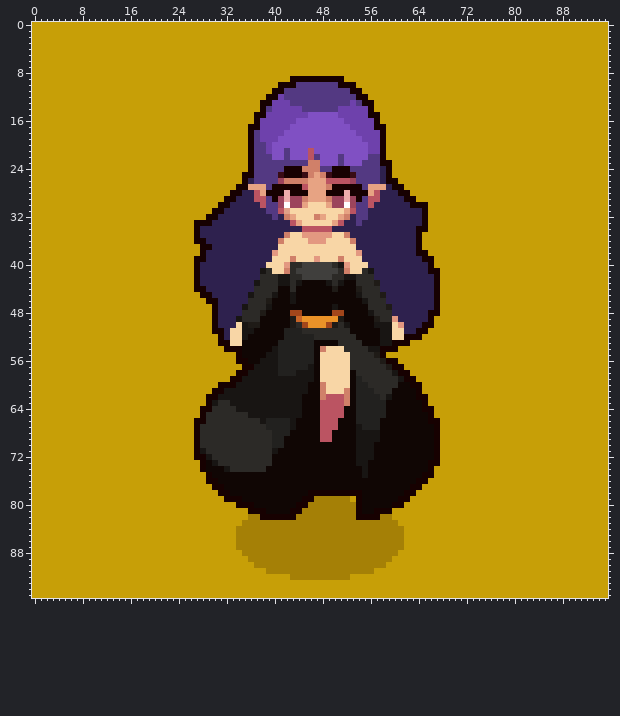
One commit to this sprite sheet: Roguelike_unity/Assets/Art/SpriteSheets/Tree_ents.png. The first picture shows the starting point.
The file is 96x96 pixels.
The same view after the edit:
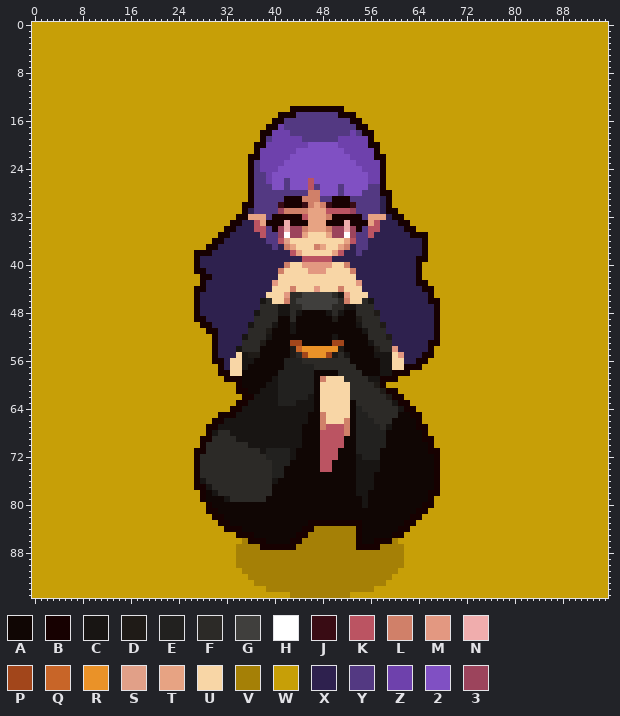
Palette (. is transparent): A #100604  B #170101  C #181513  D #1f1b17  E #22211f  F #2c2a27  G #403f3d  H #ffffff  J #390c14  K #bb5462  L #d08069  M #e39881  N #f0adad  P #a2461b  Q #c86528  R #ea9228  S #e1a088  T #e7a383  U #f8d6a6  V #a58006  W #c79f07  X #2e214e  Y #533982  Z #6e41ac  2 #8050c3  3 #9c445c
Change:
Changed rows in their new state; - is an unchanged pixel.
first column x 27:
 9 ----------------WWWWWWWWW----------------
10 --------------WWWWWWWWWWWWW--------------
11 -------------WWWWWWWWWWWWWWW-------------
12 ------------WWWWWWWWWWWWWWWWW------------
13 -----------WWWWWWWWWWWWWWWWWWW-----------
14 -----------WWWWWBBBBBBBBBWWWWW-----------
15 ----------WWWWBBBYYYYYYYBBBWWWW----------
16 ----------WWWBBYYYYYYYYYYYBBWWW----------
17 ---------WWWBB-YYYYYYYYYYYYBBWWW---------
18 ---------WWBB--ZYYYYYYYYYYZYBBWW---------
19 ---------WWBY-ZZZZYYYYYYZZZZ-BWW---------
20 ---------WBB-ZZZZZZ-----ZZZZZBBW---------
21 ---------WBZ-ZZZZ--2-----ZZZZ-BW---------
22 ----------BZZZZZ---22---2-ZZZZB----------
23 -----------ZZZZ222222---2--ZZZZ-W--------
24 -----------ZZZ22222222222222ZZZBW--------
25 --------W---Z2222222222222222ZZBW--------
26 --------WB--Z22Y222K222222222ZZBWW-------
27 -------WWBYY-22Y222KY222Y2222YYBWWW------
28 ------WWWBYYYYYYYYYLL222Y222YYYBBWWW-----
29 -----WWWWBYY-YYBBB-LLYYBBBYY-YY-BWWWW----
30 ----WWWWBBYY--JBBBJLTLJBBBJ--YY-BWWWWWW--
31 ---WWWWWB-YY--3LLLLTTTKKKK3--YY-BBWWWWW--
32 --WWWWWBBTTTYBBBBBKTT-LBBBBB-TTT-BBWWWW--
33 WWWWWWBB--KTBBBNBBBTTTBBBNBBBTK---BBWWW--
34 WWWWWBB---KKYB3N33LTTTL33N3BYKK----BBWW--
35 WWWWBB-----KYY3H33TUUUT33H3YYK------B-B--
36 WWWBB-------YYKS---UUU---TKYY--------XB--
37 -W-B---------YXLT---LT--TLXYY--------XB--
38 B-B----------XXXKT-----TKXXY---------X---
39 -X-----------XXXXXKKKKKXXXXX---------B-W-
40 ------------XXXLUUMMMMMUULXXX--------BWW-
41 -B---------XXXLUUUUMMMUUUULXXX-------BWWW
42 WBB--------XXXUUUUUUUUUUUUUXXX-------BWWW
43 WB--------XXXMUUUUUUUUUUUUUMXXX------BBWW
44 ----------XXXUUULUUUMUUULUUUXXX-------BBW
45 BXX------XXXUUUMFFGGGGGFCMUUUXXX-------BW
46 BXXX-----XXCFUULFGGGGGGGFLUUFCXX-------B-
47 BXXX----XXX-FFCCFFGGGGGFFCCFF-XXX--------
48 BXXX----XXCFFFCCFC----CFC--FFFDXX------X-
49 BBXX---XXX-FFF--FAAAAAADA--DFFFXXX-----XB
50 -BBX---XXCFFFC--CAAAAAAAAA-CFFFDXXX---XXB
51 --B-X-XXXFFFD--ACAAAAAAAAA--CFFFXXX--XXXB
52 ---BX-XX-FFFC--AAAAAAAACAAA--FFFDXXXXXXXB
53 ---BXXXXFFFD--AAPPAA---PPAAA-CFFFXXXXXXBB
54 ---BXXXCFFF--AAADQRRRRRRDAAAAADFFMXXXXXB-
55 ---BXXXUCDD-AAAADFPRRRPDFCAAAACCCUMXXXBB-
56 ---BBXUUCC-AAAA---FFFFFFFFAAAAACCUUXXBB--
57 ----BXUUCAAAAAA----EFFFFFF-AAAACCUUBBB---
58 ----BBUUAAAAAA---EEE-AAAFFF-AAACCB-------
59 -----B--AAAAA-EEEEEE-L---FFF-CCBBBWWW----
60 ----WWWBAAAA--EEEEEE-U----FFF-DBWWWWWW---
61 ---WWWWBBAA---EEEEEE-U---UFFFF-DBBWWWW---
62 --WWWWWWBB----EEEEEC-UUUUUFFFFF-DBBWWWW--
63 --WWWWWBB-----EEE-CC-UUUUU-FFFFFFCBBWWW--
64 -WWWWWBB----------CC-UUUUU--FFFFFFCBBWWW-
65 -WWWBBBCC---------C--LUUUU---FFFFF--BBWW-
66 WWWBBCCCCCC-CCCC-CC--LUUUL----FFF----BWWW
67 WWBBCCCCCCCCCCCC-C---L--KL-E---FC----BBWW
68 WWBC--CCCCCCCCCCCC-----KKL-EEEEE------BWW
69 WBB----CCCCCCCCCCC-----KK--EEEEE------BBW
70 WB-------CCCCCCCCC---KKKK--EEEEE-------BW
71 -B---------CEEEEC----KKK---EEEE--------B-
72 -FF---------EEEEC----KKK----EEE----------
73 BFFF---------EEE-----KK------CC--------A-
74 BFFFFF------FEE------KK----C-CC--------AB
75 BFFFFFFFFFFFFEE------------C-C--------AAB
76 BCFFFFFFFFFFFC-------------CCC-------AAAB
77 BBCFFFFFFFFFF--------------CCC------AAAAB
78 -BACFFFFFFFFF------AAAAAAAACC------AAAABB
79 -BAAACFFFFFF------AAAAAAAAAAC-----AAAAAB-
80 --BAAAAAAA-------AAAAAAAAAAAC----AAAAABB-
81 --BBAAAAAAAA----AAAAAAAAAAAA--AAAAAAABB--
82 ---BBAAAAAAAAAAAAAAAAAAAAAAAAAAAAAAABB---
83 ----BBAAAAAAAAAAAAABBBBBBBBBAAAAAAABB----
84 -----BBBAAAAAAAAAABB-------BAAAAAABB-----
85 -------BBBAAAAAAABB--------BAAAAABB------
86 -------W-BBBAAAABB---------BAABBB-W------
87 -----------BBBBBB----------BBBB----------
88 -------V--------------------------V------
89 -------VV------------------------VV------
90 -------VVV----------------------VVV------
91 --------VVVV------------------VVVV-------
92 ---------VVVVVVV----------VVVVVVV--------
93 ----------VVVVVVVVVVVVVVVVVVVVVV---------
94 ------------VVVVVVVVVVVVVVVVVV-----------
95 ----------------VVVVVVVVVV---------------
Pixel boxes of the changes (left, top, right, bottom) in both pictures:
changed: (194, 76, 440, 598)
